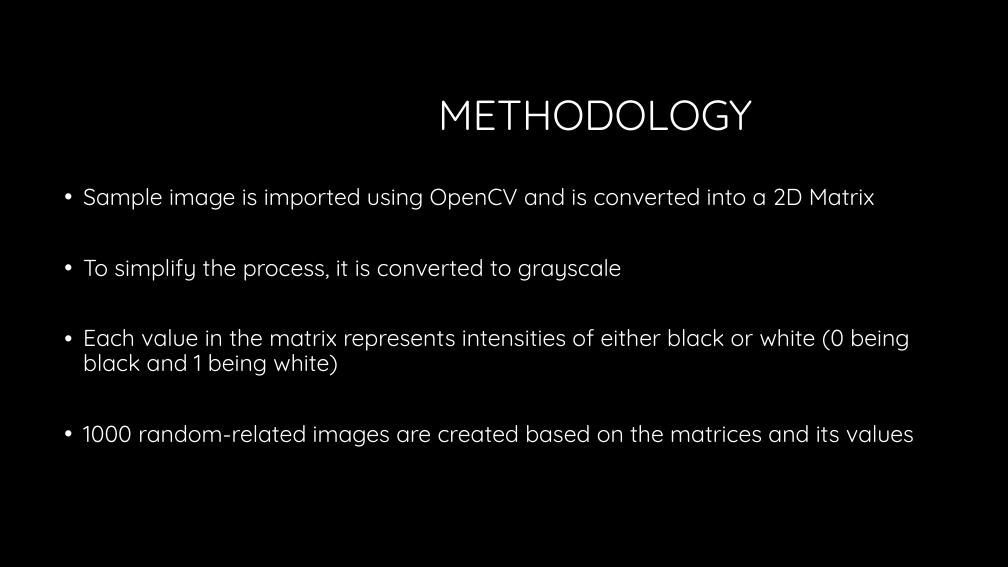
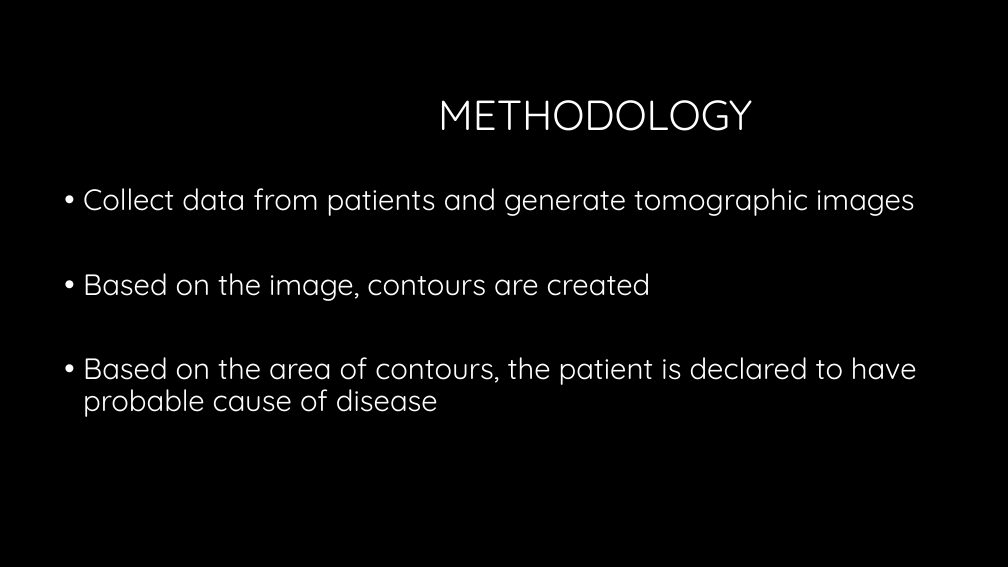
Before and after one commit to nsudhanva/eit, a slide deck: slide 5 of docs/Electrical Impedance Tomography.pptx. Drawn at 1008x567 pixels with LibreOffice and Linux fonts; fonts in the diff are those of the drawing; background and template pictures are left out. Boxes give left, top, right and bottom in pixels: in the first picture for what was removed or moved away, otherwise in the second. Text is boxed around its words. In the diff, an @@ line names an element or a change of style, - is before the commit and + after.

```diff
--- a/docs/Electrical Impedance Tomography.pptx
+++ b/docs/Electrical Impedance Tomography.pptx
@@ text at [83,188,917,417]: text changed; size 22 to 28 pt @@
-• Sample image is imported using OpenCV and is converted into a 2D Matrix
-• To simplify the process, it is converted to grayscale
-• Each value in the matrix represents intensities of either black or white (0 being black and 1 being white)
-• 1000 random-related images are created based on the matrices and its values
+• Collect data from patients and generate tomographic images
+• Based on the image, contours are created
+• Based on the area of contours, the patient is declared to have probable cause of disease
```
Also in this commit, not shown: 8 other slides changed, 1 slide added, 1 slide removed.
